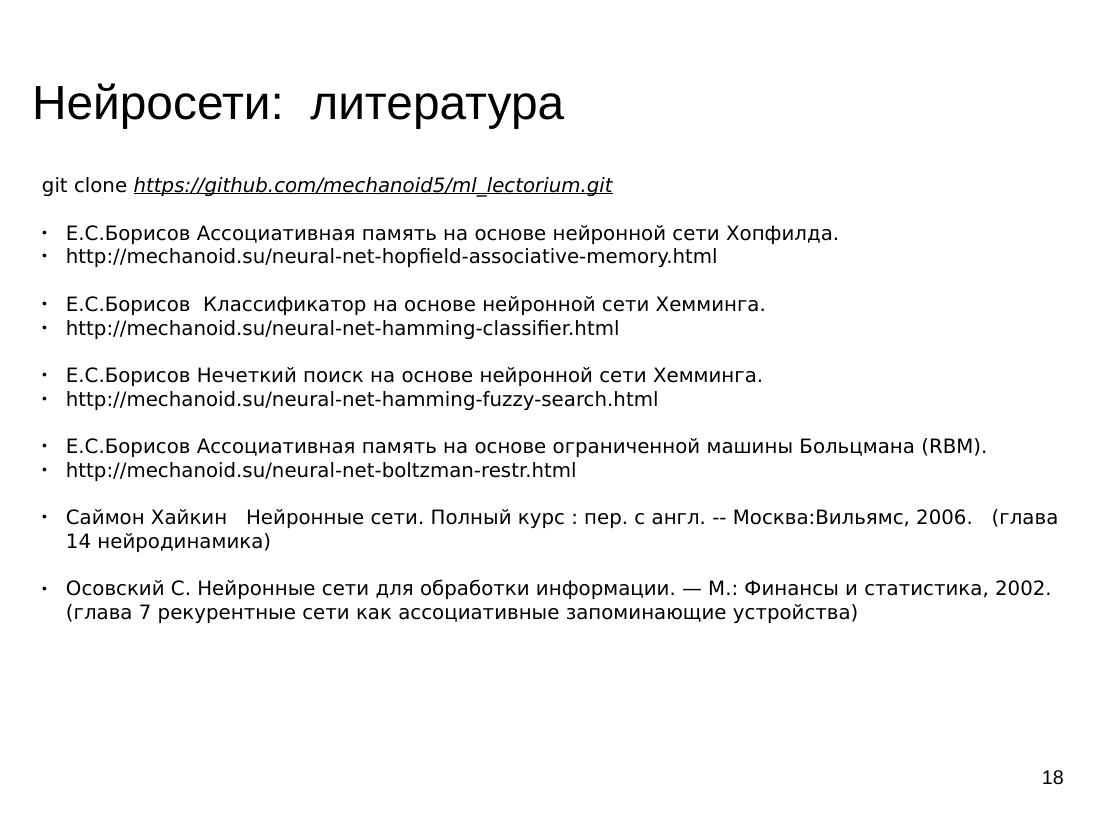
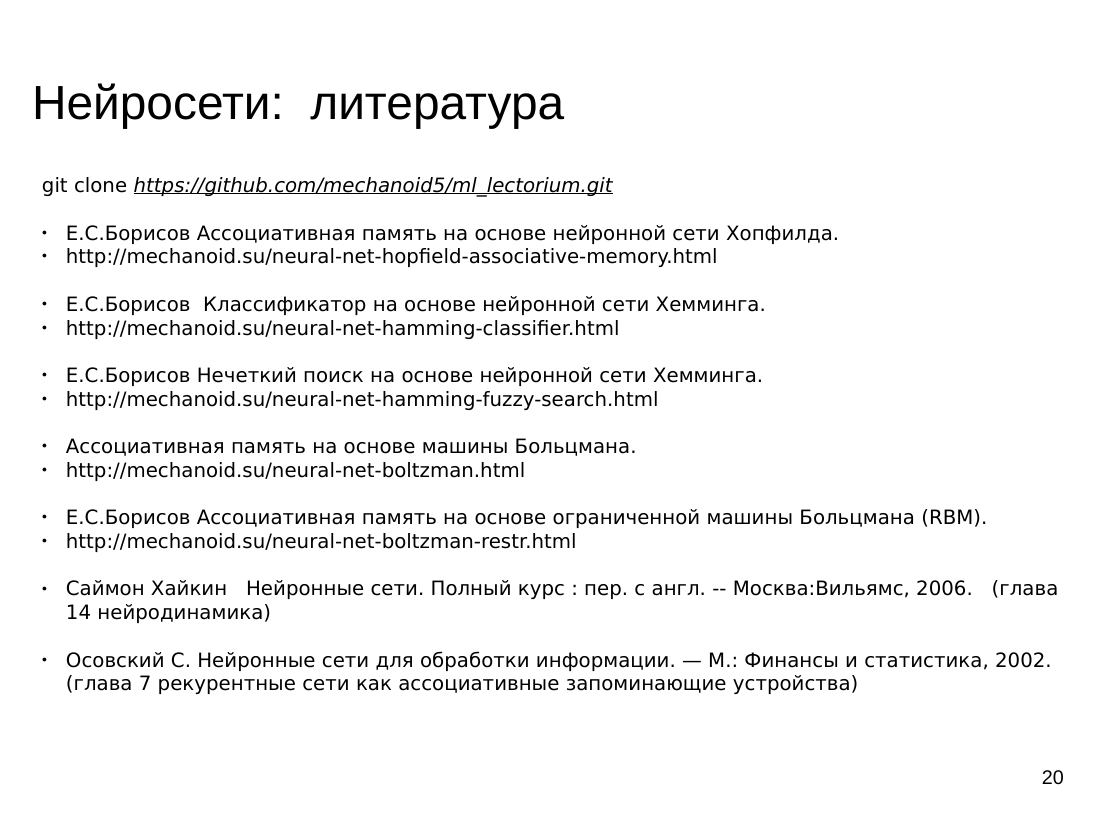
Before and after one commit to mechanoid5/ml_lectorium_legacy, a slide deck: slide 20 of 28-hopfield.odp (slide 18 before the commit). Drawn at 1120x840 pixels with LibreOffice and Linux fonts; fonts in the diff are those of the drawing; background and template pictures are left out. Boxes give left, top, right and bottom in pixels: in the first picture for what was removed or moved away, otherwise in the second. Text is boxed around its words. In the diff, an @@ line names an element or a change of style, - is before the commit and + after.

```diff
--- a/28-hopfield.odp
+++ b/28-hopfield.odp
@@ text at box(66, 438, 637, 481): paragraphs added @@
+● Ассоциативная память на основе машины Больцмана.
+● http://mechanoid.su/neural-net-boltzman.html
@@ page number at box(1042, 770, 1064, 785): text changed @@
-18
+20
```
Also in this commit, not shown: 3 other slides changed, 2 slides added, 4 other files.
